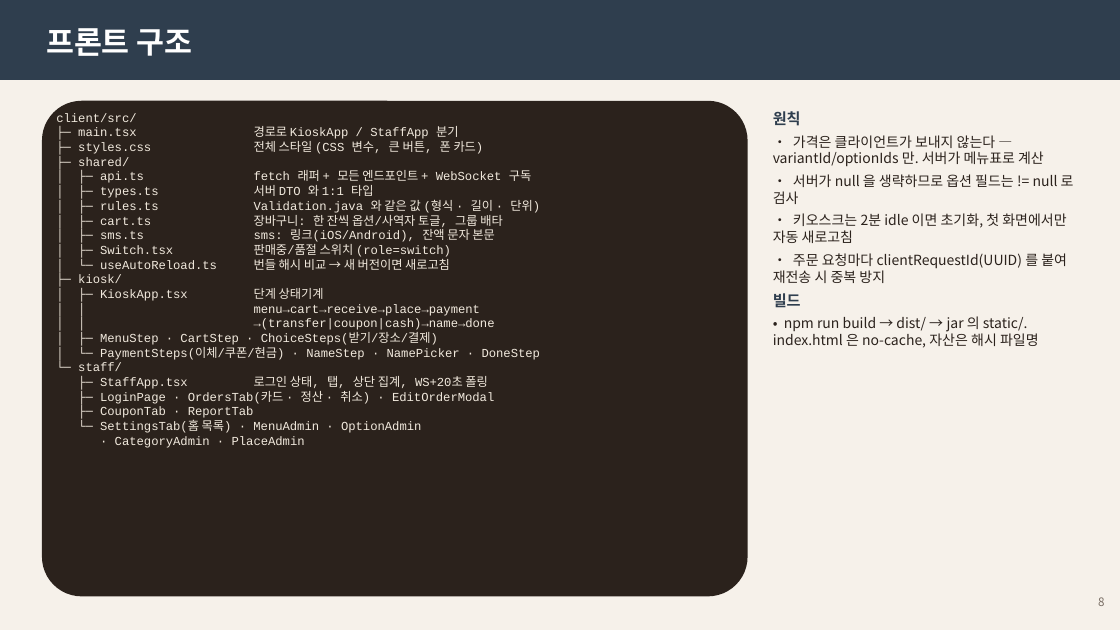
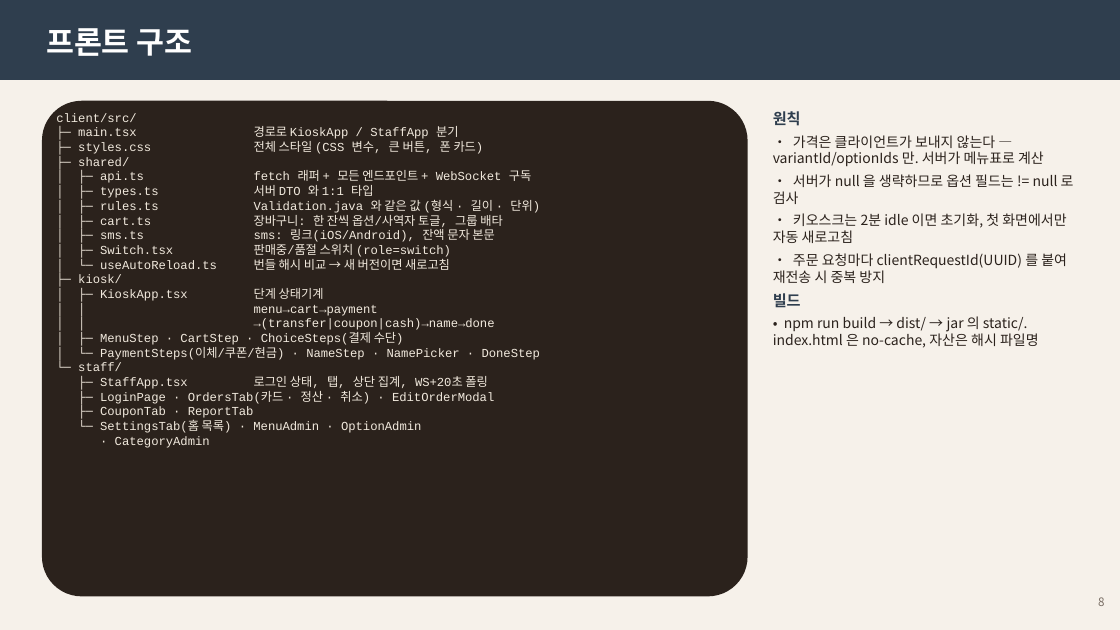
Before and after one commit to Danjjinbibbang/shine_kiosk, a slide deck: slide 8 of docs/manual/열린카페-운영자매뉴얼.pptx. Drawn at 1120x630 pixels with LibreOffice and Linux fonts; fonts in the diff are those of the drawing. Boxes give left, top, right and bottom in pixels: in the first picture for what was removed or moved away, otherwise in the second. Text is boxed around its words. In the diff, an @@ line names an element or a change of style, - is before the commit and + after.

```diff
--- a/docs/manual/열린카페-운영자매뉴얼.pptx
+++ b/docs/manual/열린카페-운영자매뉴얼.pptx
@@ text at [100, 329, 404, 345]: text changed @@
-│ ├─ MenuStep · CartStep · ChoiceSteps(받기/장소/결제)
+│ ├─ MenuStep · CartStep · ChoiceSteps(결제 수단)
@@ text at [254, 305, 378, 316]: text changed @@
-│ │ menu→cart→receive→place→payment
+│ │ menu→cart→payment
@@ text at [115, 436, 210, 448]: text changed @@
-· CategoryAdmin · PlaceAdmin
+· CategoryAdmin
```
Also in this commit, not shown: 7 other slides changed, 43 other files.
